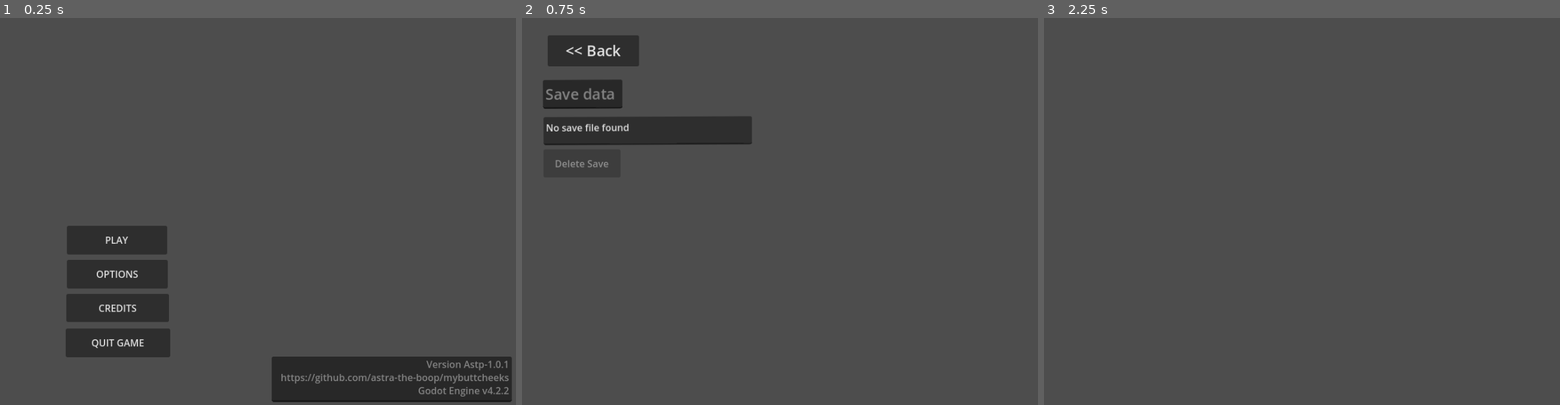
Above: before the commit, frames 1-3 (left to right).
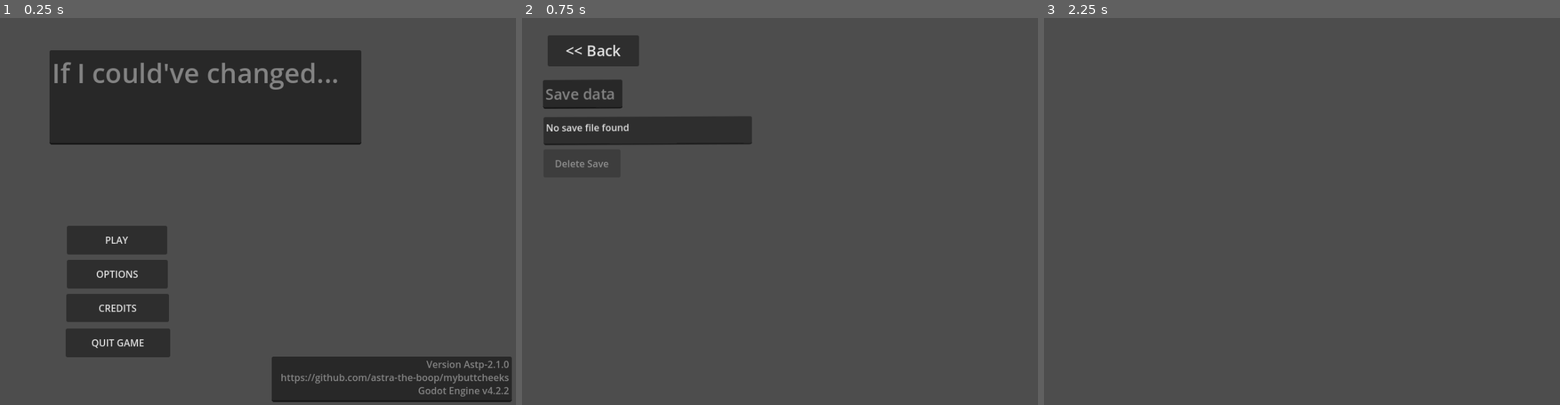
Above: after the commit, the same moments.

Repository: astra-the-boop/mybuttcheeks
Game: Godot game, scene res://scenes/menu.tscn
Same seed, same stepped clock (60 frames per second), same inputs: the game is played once before the commit and once after it. Video files are missing from this copy of the repository; at most half a second of black plays in their place.
Inputs:
- Up to frame 1 (0.25 s): no input
- Up to frame 2 (0.75 s): click "OPTIONS" at 0.5 s
- Up to frame 3 (2.25 s): click "<< Back" at 1.25 s; click "PLAY" at 2 s

The runs differ from the first frame. In frame 1, 14% of the frame differs, in the area x 9-99%, y 8-91%; in frame 2, nothing differs; in frame 3, nothing differs.

Commit message:
astp-2.1.0 wo releases

Diff:
--- a/scenes/drawer.tscn
+++ b/scenes/drawer.tscn
@@ -32,8 +32,8 @@
 offset_right = 105.0
 offset_bottom = 113.0
 mouse_default_cursor_shape = 2
+theme_override_styles/hover = SubResource("StyleBoxTexture_64t6c")
 theme_override_styles/normal = SubResource("StyleBoxTexture_d80dy")
-theme_override_styles/hover = SubResource("StyleBoxTexture_64t6c")
 text = "BA(llsa)CK"
 metadata/_edit_use_anchors_ = true
 
--- a/scenes/menu.tscn
+++ b/scenes/menu.tscn
@@ -16,7 +16,7 @@
 offset_bottom = 643.0
 theme_override_constants/outline_size = -6
 theme_override_constants/line_spacing = -1
-text = "Version Astp-1.0.1
+text = "Version Astp-2.1.0
 https://github.com/astra-the-boop/mybuttcheeks
 Godot Engine v4.2.2"
 editable = false
@@ -52,3 +52,16 @@
 offset_right = 283.0
 offset_bottom = 509.0
 text = "CREDITS"
+
+[node name="TextEdit2" type="TextEdit" parent="."]
+layout_mode = 0
+offset_left = 83.0
+offset_top = 54.0
+offset_right = 605.0
+offset_bottom = 212.0
+theme_override_font_sizes/font_size = 45
+text = "If I could've changed...
+"
+editable = false
+context_menu_enabled = false
+wrap_mode = 1
--- a/scenes/pc_mail_app.tscn
+++ b/scenes/pc_mail_app.tscn
@@ -58,7 +58,7 @@
 To celebrate this occasion, we here at Nonazon present you a small gift for your next purchase.
 
 Code: [BIRTHDAY71JAhdD3] for 25% off your next purchase(*).
-Expiration: 14 Jan 2022
+Expiration: 07 Jan 2022
 
 Thank you so much for choosing Nonazon!
 
--- a/scenes/train_station.tscn
+++ b/scenes/train_station.tscn
@@ -33,7 +33,7 @@
 offset_top = 32.0
 offset_right = 678.0
 offset_bottom = 153.0
-text = "You arrive at the metro, body trembling, your entire body feels heavy, adding onto the weight of your backpack. You collapse onto the brick floor, eyes holding back tears"
+text = "Arriving at the metro station, abnormally uncrowded; your entire body feels heavy, adding onto the weight of your backpack. You collapse onto the brick floor, eyes holding back tears"
 placeholder_text = "FUCK YOU, NEXT!"
 editable = false
 context_menu_enabled = false
@@ -44,3 +44,11 @@
 virtual_keyboard_enabled = false
 middle_mouse_paste_enabled = false
 wrap_mode = 1
+
+[node name="entertrain" type="Button" parent="."]
+visible = false
+offset_left = 394.0
+offset_top = 259.0
+offset_right = 629.0
+offset_bottom = 406.0
+text = "enter train"
--- /dev/null
+++ b/scenes/traininside.tscn
@@ -0,0 +1,10 @@
+[gd_scene load_steps=2 format=3 uid="uid://mu75ioddpvdj"]
+
+[ext_resource type="Texture2D" uid="uid://dwiha478uqmya" path="res://assets/traininside.png" id="1_1wots"]
+
+[node name="Traininside" type="Node2D"]
+
+[node name="Sprite2D" type="Sprite2D" parent="."]
+position = Vector2(436, 328)
+scale = Vector2(1.085, 1.08667)
+texture = ExtResource("1_1wots")
--- a/scripts/menu.gd
+++ b/scripts/menu.gd
@@ -7,10 +7,12 @@
 
 func play_pressed() -> void:
 	Global.load_data()
-	if !Global.arc == -1:
+	if Global.arc == -1:
+		get_tree().change_scene_to_file("res://scenes/cutscenes.tscn")
+	elif Global.arc == 0:
 		get_tree().change_scene_to_file("res://scenes/room.tscn")
-	else:
-		get_tree().change_scene_to_file("res://scenes/cutscenes.tscn")
+	elif Global.arc == 1:
+		get_tree().change_scene_to_file("res://scenes/train_station.tscn")
 	#in future, set change_scene_to_file based on locaiton based on time/story
 
 func options_pressed() -> void:
--- a/scripts/settings.gd
+++ b/scripts/settings.gd
@@ -8,6 +8,8 @@
 
 func deleteSave() -> void:
 	DirAccess.remove_absolute("user://shitfucker.save")
+	saveDataStatus.text = "Save data deleted"
+	$deleteSave.disabled = true
 
 # Called when the node enters the scene tree for the first time.
 func _ready() -> void:
--- a/scripts/train_station.gd
+++ b/scripts/train_station.gd
@@ -3,12 +3,18 @@
 @onready var dialogue = $dialougeBox
 @onready var dialogueText = $dialougeBox/TextEdit
 @onready var dialogueBox = $dialougeBox/dialougeBox2
-
+var dialogueValue = 0
 
 # Called when the node enters the scene tree for the first time.
 func _ready() -> void:
+	Global.arc = 1
+	Global.save()
+	print(Global.arc)
+	dialogue.button_down.connect(dialogueBox_pressed)
+	$entertrain.button_down.connect(entertrain)
 
-	dialogue.button_down.connect(dialogueBox_pressed)
+func entertrain() -> void:
+	get_tree().change_scene_to_file("res://scenes/traininside.tscn")
 
 ## DIALOUGE DIES THE LOUGE!!!!
 func dialougeBox_open() -> void:
@@ -18,7 +24,40 @@
 	dialogueText.text = text
 
 func dialogueBox_pressed() -> void:
-	dialogue.set_visible(false)
+	if dialogueValue == 0:
+		change_dialouge_text("On the floor against the cold glass barrier, watery eyes barely holding back tears. The distant cackling of your approaching subway ride against the railways, background sounds to what seemed to be incoherant, yet deafening voices.")
+		dialogueValue += 1
+	elif dialogueValue == 1:
+		change_dialouge_text("Your limbs feel numb. Looking down, the sense of uneasiness, and disbelief consumes your mind - a feeling of dread and unrealness.")
+		dialogueValue += 1
+	elif dialogueValue == 2:
+		change_dialouge_text("Shivering, your mind unstable, incomprehensibly overwhelming - as if it's holding onto a ledge, barely alive. Outside silent, but just a glance at your face - a single drop falls from your baggy eyes - it'd be obvious to anyone that something is wrong.")
+		dialogueValue += 1
+	elif dialogueValue == 3:
+		change_dialouge_text("A meltdown at eight in the morning, being barely awake and conscious did not help, neither was the setting of you being in public.")
+		dialogueValue += 1
+	elif dialogueValue == 4:
+		change_dialouge_text("""Interrupting your line of thoughts, a chime from the speakers above goes off, a monotone voice follows.""")
+		dialogueValue += 1
+	elif dialogueValue == 5:
+		change_dialouge_text("[T2 line: The next train to Tran Hung Dao will depart from Platform B in 1 minute. Please stand behind the yellow line and mind the gap. Thank you.]")
+		dialogueValue += 1
+	elif dialogueValue == 6:
+		change_dialouge_text("Despite your meltdown, you pick yourself up as the train approaches closer.")
+		dialogueValue += 1
+	elif dialogueValue == 7:
+		$background.set_texture(preload("res://assets/Illustrationtrainstateytrainarrived.png"))
+		change_dialouge_text(" ")
+		dialogueValue += 1
+	elif dialogueValue == 8:
+		change_dialouge_text("[Platform B - Line T2: The train has arrived at the platform, please mind your step upon entrance. Next destination: Tran Hung Dao station]")
+		dialogueValue += 1
+	elif dialogueValue == 8:
+		change_dialouge_text("You step forward into the train and take a seat.")
+		dialogueValue += 1
+	else:
+		dialogue.set_visible(false)
+		$entertrain.set_visible(true)
 
 
 
Binary file added: assets/Illustrationtrainstateytrainarrived.png
Not shown, added: assets/Illustrationtrainstateytrainarrived.png.import
Binary file added: assets/traininside.png
Not shown, added: assets/traininside.png.import
Not shown: 1 places in scenes/drawer.tscn that only renumber resources
Not shown, changed: .DS_Store
